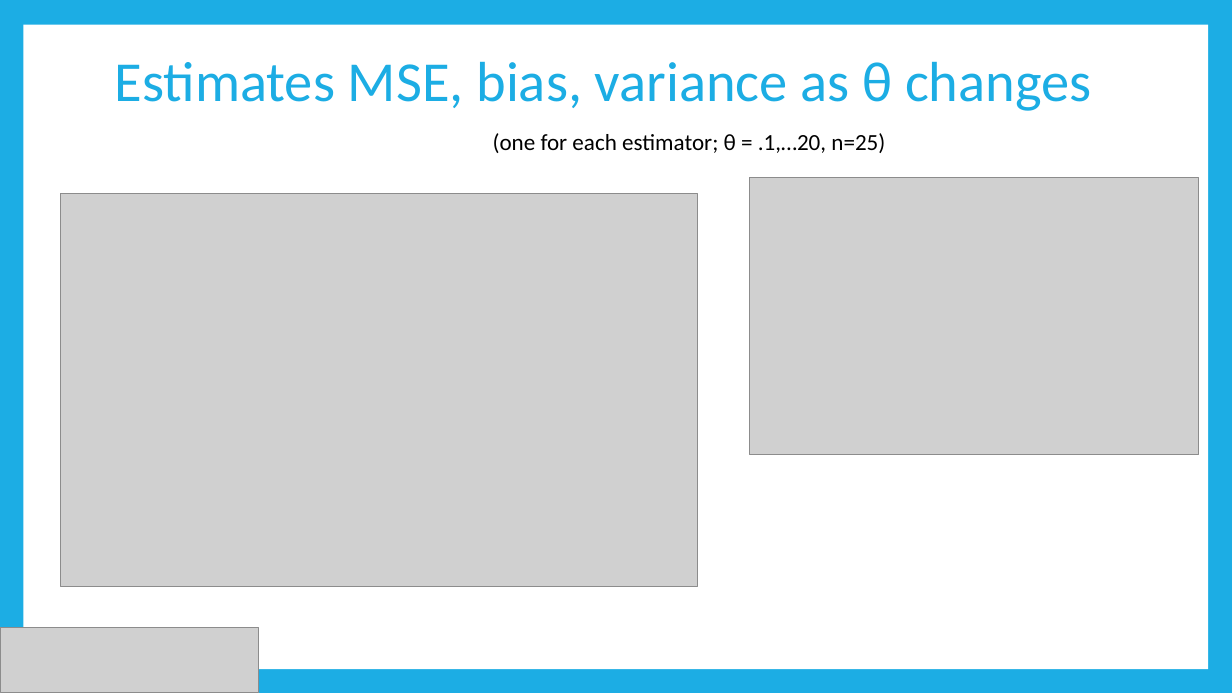
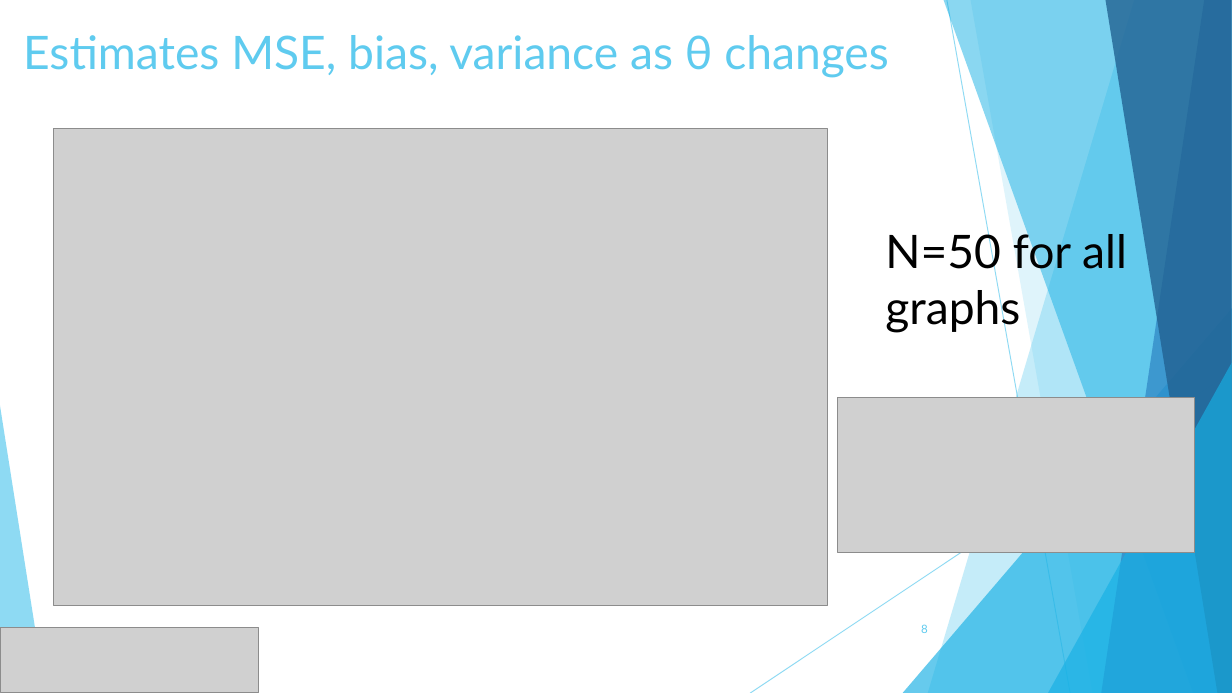
Before and after one commit to dsasson48/estimators_222, a slide deck: slide 8 of 222_presentation.pptx. Drawn at 1232x693 pixels with LibreOffice and Linux fonts; fonts in the diff are those of the drawing; grey boxes stand for pictures. Boxes give left, top, right and bottom in pixels: in the first picture for what was removed or moved away, otherwise in the second. Text is boxed around its words. In the diff, an @@ line names an element or a change of style, - is before the commit and + after.

```diff
--- a/222_presentation.pptx
+++ b/222_presentation.pptx
@@ background #1CADE4 to #FFFFFF @@
@@ title "Estimates MSE, bias, variance as ...": place and size @@
-title "Estimates MSE, bias, variance as ..." at bbox=[115, 61, 1091, 111]
+title "Estimates MSE, bias, variance as ..." at bbox=[23, 35, 889, 78]
@@ title "Estimates MSE, bias, variance as ..." at bbox=[23, 35, 889, 78]: size 44 to 36 pt, font Calibri to Lato, text colour #1CADE4 to #5FCBEF; line spacing 0.9 to 1; vertical alignment middle to top @@
@@ rectangle removed at bbox=[23, 25, 1208, 669] @@
@@ picture: place and size @@
-picture at bbox=[61, 193, 698, 586]
+picture at bbox=[54, 128, 827, 606]
@@ text removed at bbox=[493, 133, 885, 153] @@
-(one for each estimator; θ = .1,…20, n=25)
@@ picture removed at bbox=[750, 177, 1199, 455] @@
@@ text added at bbox=[885, 228, 1127, 333], 36 pt, text #000000 @@
+N=50 for all
+graphs
@@ group added at bbox=[0, 0, 1232, 693]: 5 freeform shapes, 3 triangles, 2 lines @@
@@ picture added at bbox=[838, 397, 1196, 552] @@
@@ page number added at bbox=[921, 624, 928, 633], 9 pt, text #5FCBEF @@
+8
```
Also in this commit, not shown: 12 other slides changed, 1 slide added, 1 slide removed.
